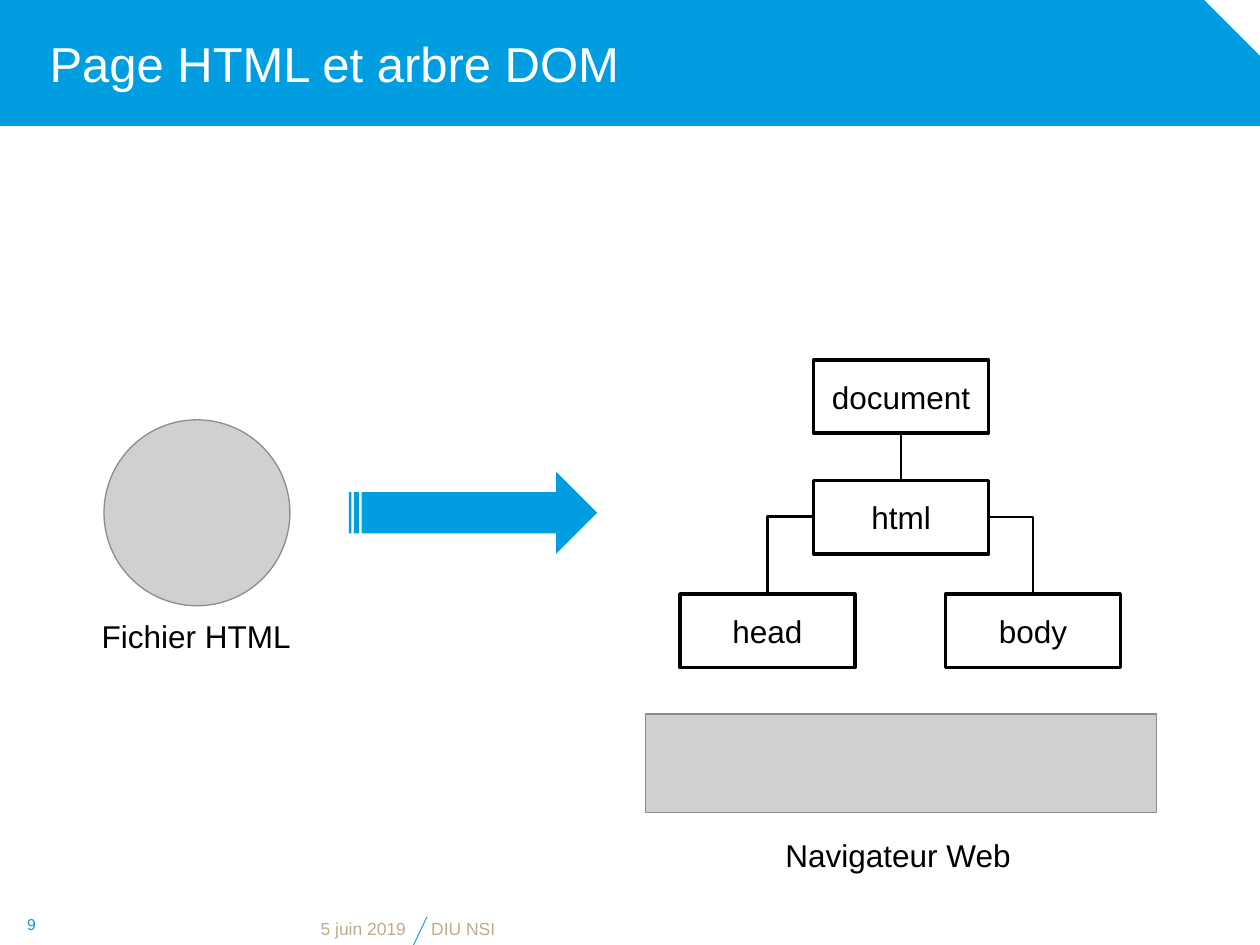
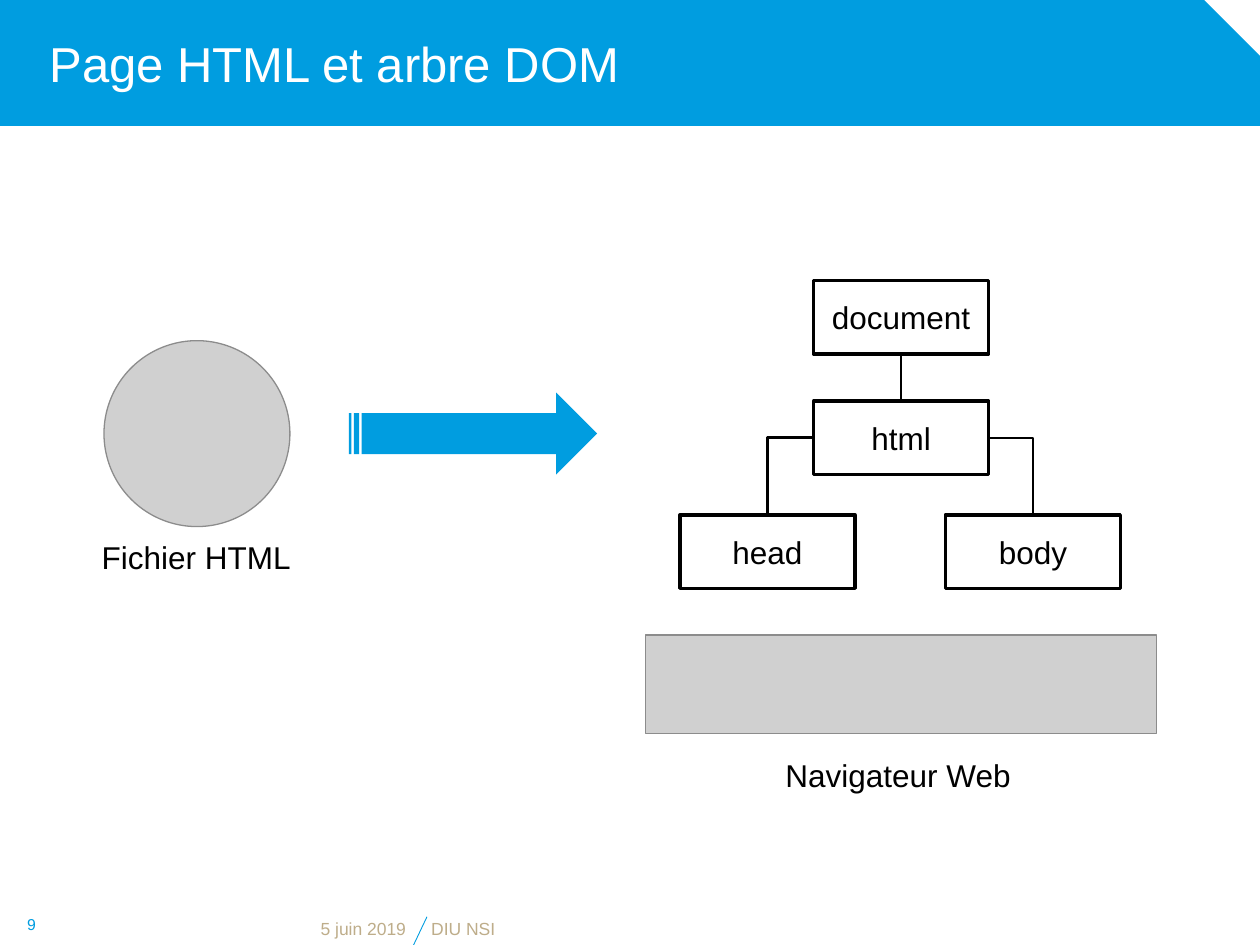
Before and after one commit to diu-uf-bordeaux/bloc1, a slide deck: slide 9 of web/2-HTML/html.pptx. Drawn at 1260x945 pixels with LibreOffice and Linux fonts; fonts in the diff are those of the drawing; grey boxes stand for pictures; background and template pictures are left out. Boxes give left, top, right and bottom in pixels: in the first picture for what was removed or moved away, otherwise in the second. Text is boxed around its words. In the diff, an @@ line names an element or a change of style, - is before the commit and + after.

```diff
--- a/web/2-HTML/html.pptx
+++ b/web/2-HTML/html.pptx
@@ 4 rectangles, 2 pictures, 2 texts, 2 elbow lines, 1 striped right arrow, 1 line: place and size @@
-4 rectangles, 2 pictures, 2 texts, 2 elbow lines, 1 striped right arrow, 1 line at bbox=[102, 360, 1157, 873]
+4 rectangles, 2 pictures, 2 texts, 2 elbow lines, 1 striped right arrow, 1 line at bbox=[102, 281, 1157, 793]
```
Also in this commit, not shown: 5 other slides changed, 1 other file.
